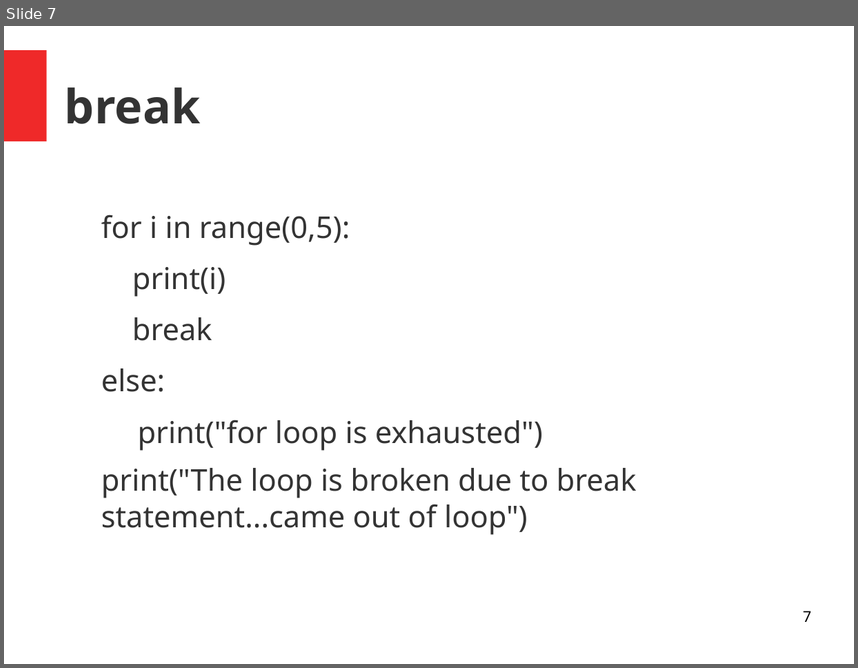
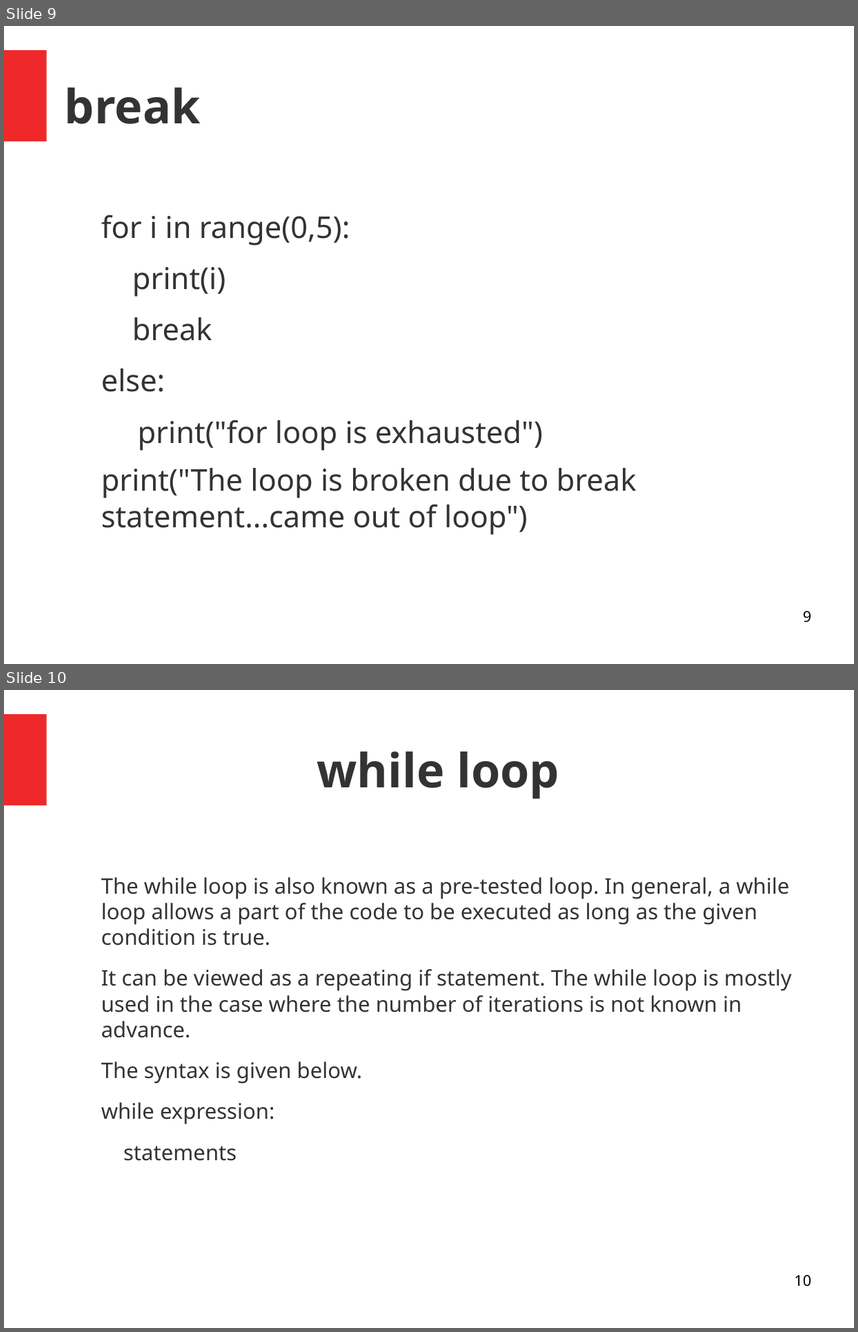
Before and after one commit to ApoorvaJu08/Python-khatmandu, a slide deck: Teaching/loops.odp. Shown one above the other, each under a label of ours: slide 7 before the commit, slides 9 and 10 after it. The pictures are 858x668 and 858x1332 pixels, drawn with LibreOffice and Linux fonts; fonts in the diff are those of the drawing. Boxes give left, top, right and bottom in pixels: in the first picture for what was removed or moved away, otherwise in the second. Text is boxed around its words. In the diff, an @@ line names an element or a change of style, - is before the commit and + after.

```diff
--- a/Teaching/loops.odp
+++ b/Teaching/loops.odp
@@ slide 10 added at <box>4,690,854,1328</box>, background #FFFFFF; not listed: 1 template element that a slide beside it also shows @@
@@ title added at <box>317,751,559,799</box>, 44 pt, text #333333, bold @@
+while loop
@@ text added at <box>101,877,792,1161</box>, 20 pt, text #333333 @@
+The while loop is also known as a pre-tested loop. In general, a while loop allows a part of the code to be executed as long as the given condition is true.
+It can be viewed as a repeating if statement. The while loop is mostly used in the case where the number of iterations is not known in advance.
+The syntax is given below.
+while expression:
+statements
@@ page number added at <box>794,1274,811,1286</box>, 14 pt, text #000000 @@
+10
@@ what was slide 7 is now slide 9 @@
@@ page number at <box>803,610,811,622</box>: text changed @@
-7
+9
```
Also in this commit, not shown: 11 other slides added.
